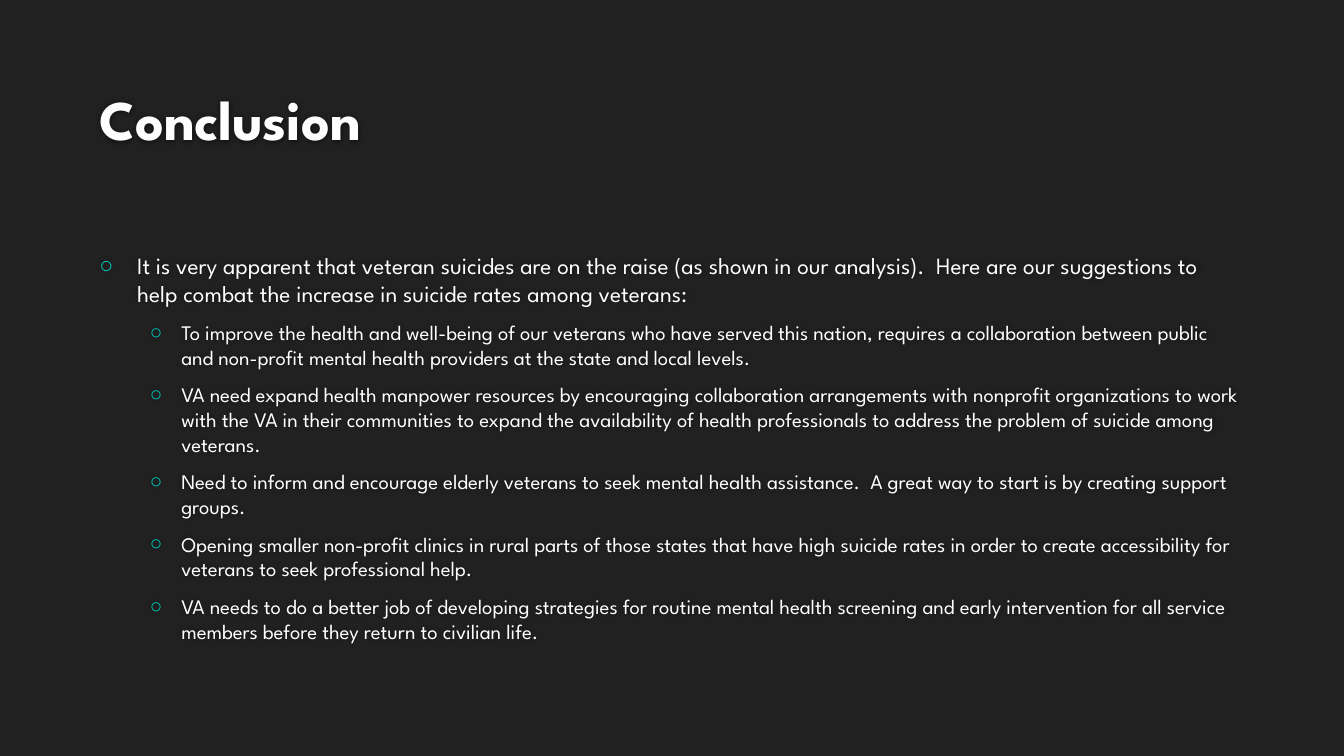
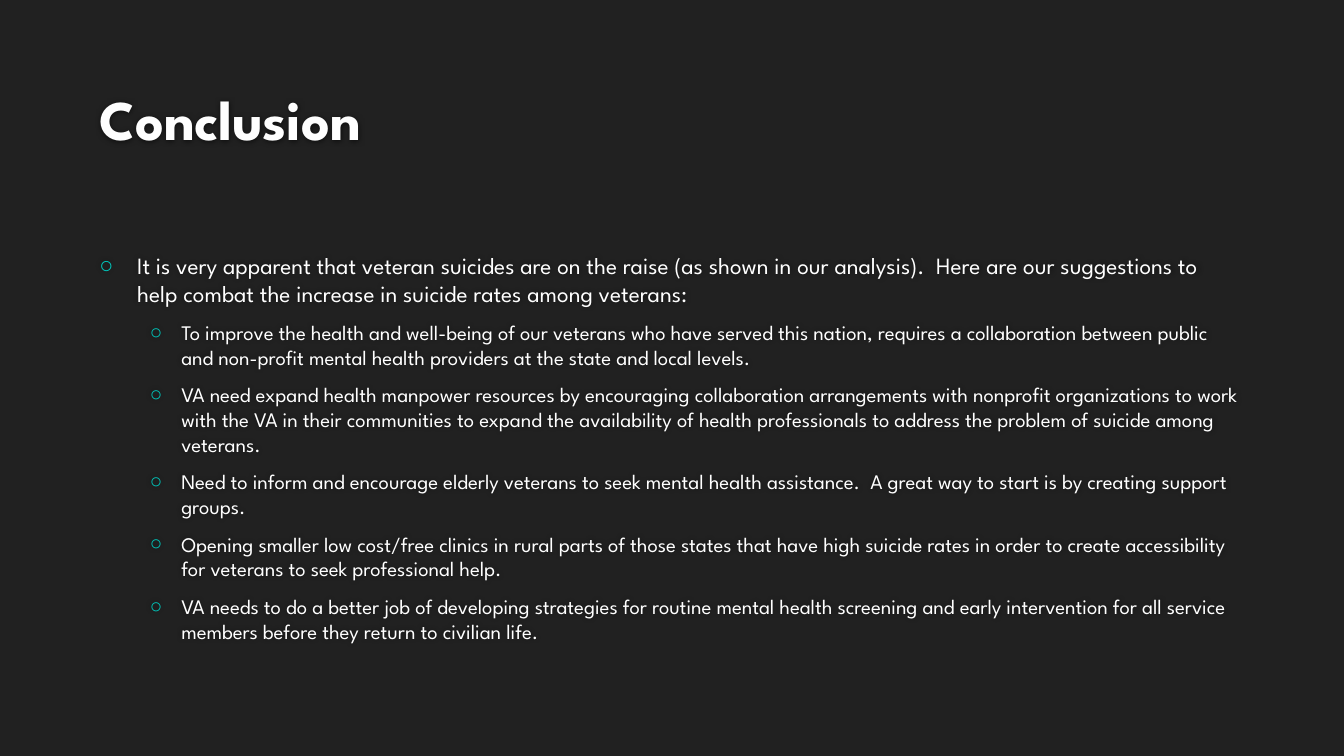
Before and after one commit to aksklar/Flying_Dynamo, a slide deck: slide 22 of Suicides Among Veterans in the United States.pptx. Drawn at 1344x756 pixels with LibreOffice and Linux fonts; fonts in the diff are those of the drawing; background and template pictures are left out. Boxes give left, top, right and bottom in pixels: in the first picture for what was removed or moved away, otherwise in the second. Text is boxed around its words. In the diff, an @@ line names an element or a change of style, - is before the commit and + after.

```diff
--- a/Suicides Among Veterans in the United States.pptx
+++ b/Suicides Among Veterans in the United States.pptx
@@ text at <box>181,537,1226,581</box>: text changed @@
-  ○ Opening smaller non-profit clinics in rural parts of those states that have high suicide rates in order to create accessibility for veterans to seek professional help.
+  ○ Opening smaller low cost/free clinics in rural parts of those states that have high suicide rates in order to create accessibility for veterans to seek professional help.
```
Also in this commit, not shown: 1 other slide changed, 3 other files.
